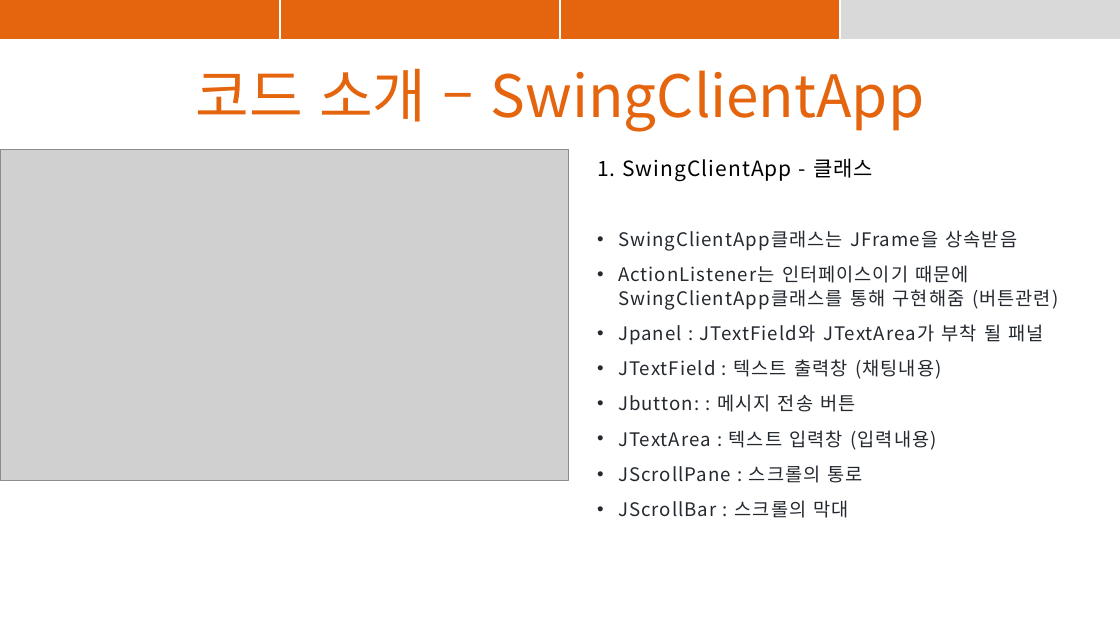
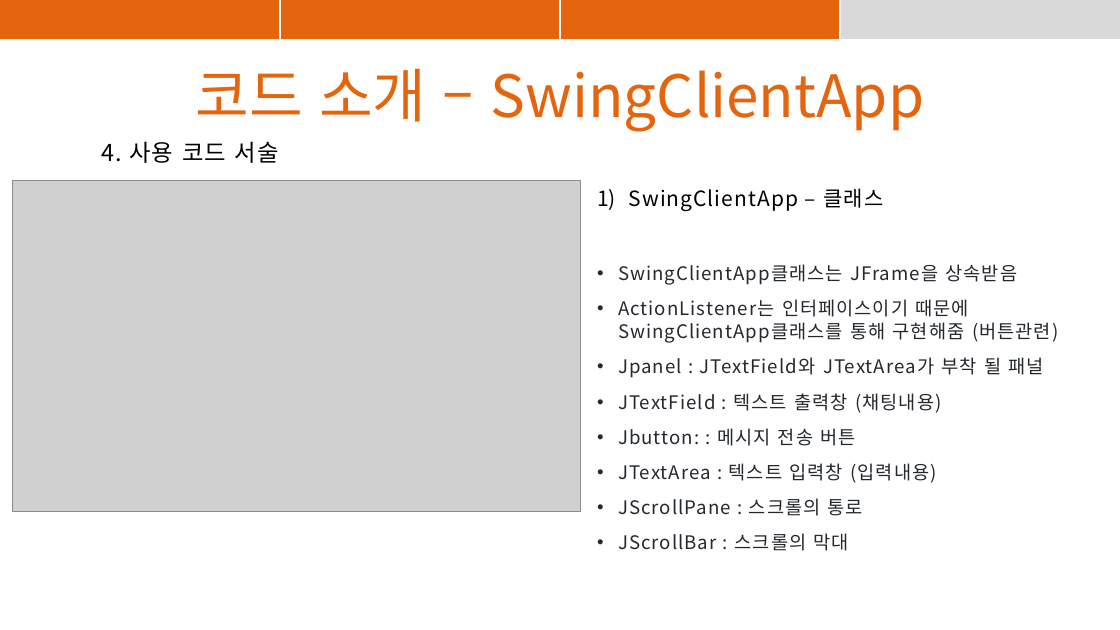
Before and after one commit to suyons/StrangeChat, a slide deck: slide 37 of StrangeChat_PPT_수진.pptx. Drawn at 1120x630 pixels with LibreOffice and Linux fonts; fonts in the diff are those of the drawing; grey boxes stand for pictures. Boxes give left, top, right and bottom in pixels: in the first picture for what was removed or moved away, otherwise in the second. Text is boxed around its words. In the diff, an @@ line names an element or a change of style, - is before the commit and + after.

Commit message:
수진 : SWING관련 발표자료
내용

```diff
--- a/StrangeChat_PPT_수진.pptx
+++ b/StrangeChat_PPT_수진.pptx
@@ text added at [101,141,279,163], 20 pt, text #000000 @@
+4. 사용 코드 서술
@@ picture: place and size @@
-picture at [0,150,568,481]
+picture at [13,181,581,512]
@@ text "SwingClientApp – 클래스": place and size @@
-text "SwingClientApp – 클래스" at [597,158,1058,518]
+text "SwingClientApp – 클래스" at [618,188,1058,551]
@@ text at [629,188,883,211]: text changed @@
-1. SwingClientApp - 클래스
+1) SwingClientApp – 클래스
```
Also in this commit, not shown: 5 other slides changed.
